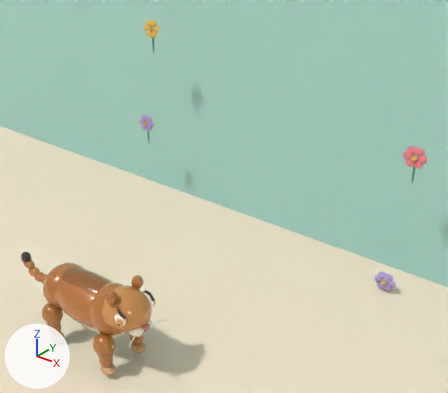
What one commit did to the Blender file public/assets/animals/balloon-cougar.blend.
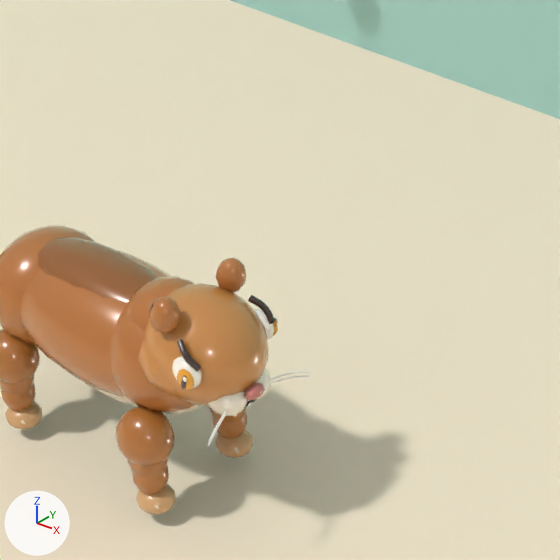
Each version appears first from a 50 mm lens placed at (8.65, -6.51, 8.58), pointed at (1.97, 1.83, 3.41), and next in a close-up on the part from 11% to 59% of the width and 45% to 100% of the height. Every picture has the same lights, and +X, +Y and +Z are marked at lower left. The first two pictures are the older version. Both versions are drawn at frame 22 of the action 'BALLOON COUGAR · STRIKE.001'; the numbers are the values there.

Objects in the first close-up: 'COUGAR · broad cheek ruff', 'COUGAR · caramel back saddle', 'COUGAR · front near integrated hip balloon', 'COUGAR · haunch balloon', 'COUGAR · hind near integrated hip balloon', 'COUGAR · honey-tawny face balloon', 'COUGAR · long tawny balloon body', 'COUGAR · near tawny ear balloon', 'COUGAR · neck balloon', 'COUGAR · shoulder balloon', 'STAGE · buttercream floor', 'STAGE · mint studio backdrop' and 26 more.
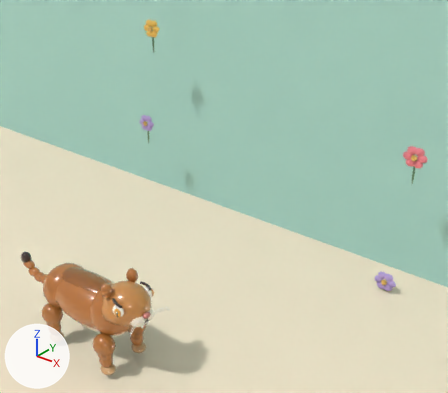
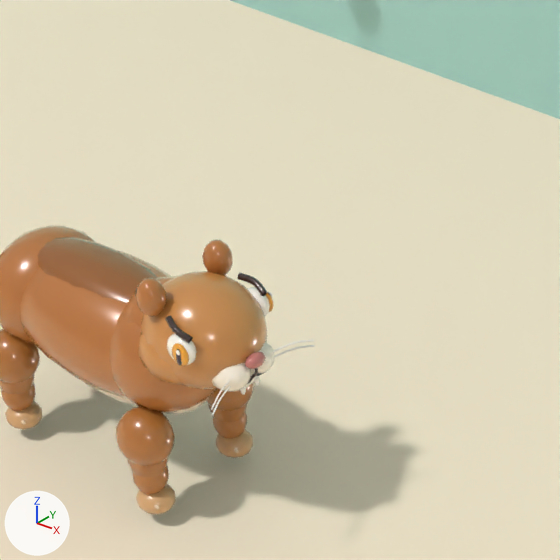
ob_cougar_rig___hunter_head is not drawn itself; it is the parent of ob_cougar___honey_tawny_face_balloon, ob_cougar___broad_cheek_ruff, ob_cougar___near_bright_eye, ob_cougar___near_amber_iris, ob_cougar___near_dark_pupil, ob_cougar___near_starry_catchlight, ob_cougar___near_stern_brow, ob_cougar___near_tear_line.

Boxes (x1, y1, x2, y2) around the edits, measured in the close-ups (560 x 560 px):
'COUGAR · honey-tawny face balloon', moved, turned
    before: (144, 283, 268, 406)
    after: (141, 271, 267, 389)
'COUGAR · near tawny ear balloon', moved, turned
    before: (149, 297, 181, 333)
    after: (136, 278, 167, 317)
'COUGAR · far tawny ear balloon', moved, turned
    before: (216, 258, 246, 293)
    after: (202, 240, 233, 275)
'COUGAR · near whisker pad', moved, turned
    before: (208, 392, 248, 416)
    after: (212, 363, 251, 392)
'COUGAR · broad cheek ruff', moved, turned
    before: (138, 340, 176, 396)
    after: (138, 333, 182, 385)
'COUGAR · near bright eye', moved, turned
    before: (172, 356, 202, 388)
    after: (167, 334, 197, 365)
'COUGAR · rosy-clay nose', moved, turned
    before: (244, 382, 265, 400)
    after: (245, 352, 266, 369)
'COUGAR · near stern brow', moved, turned
    before: (177, 339, 201, 372)
    after: (165, 316, 193, 343)
'COUGAR · far whisker pad', moved, turned
    before: (255, 369, 271, 400)
    after: (251, 342, 275, 375)
'COUGAR · far stern brow', moved, turned
    before: (248, 295, 275, 324)
    after: (237, 272, 267, 296)
'COUGAR · far bright eye', moved, turned
    before: (254, 309, 274, 340)
    after: (247, 287, 270, 316)
'COUGAR · near amber iris', moved, turned
    before: (177, 369, 194, 390)
    after: (172, 343, 189, 366)
'COUGAR · far whisker 1', moved, turned
    before: (270, 371, 310, 380)
    after: (273, 339, 314, 352)
'COUGAR · far whisker 2', moved, turned
    before: (270, 375, 309, 384)
    after: (274, 345, 315, 357)
'COUGAR · near whisker 1', moved, turned
    before: (208, 408, 228, 442)
    after: (211, 380, 230, 410)
'COUGAR · near whisker 2', moved, turned
    before: (207, 413, 227, 447)
    after: (212, 386, 231, 416)
'COUGAR · far amber iris', moved, turned
    before: (273, 321, 278, 336)
    after: (266, 293, 273, 312)
'COUGAR · near dark pupil', moved, turned
    before: (181, 376, 187, 390)
    after: (176, 349, 182, 366)
'COUGAR · far fang', moved, turned (not visible before)
    after: (254, 376, 260, 385)
'COUGAR · near fang', moved, turned (not visible before)
    after: (240, 385, 246, 395)
'COUGAR · nose to lip seam', moved, turned
    before: (248, 400, 254, 403)
    after: (253, 368, 258, 376)
'COUGAR · near half of the mouth', moved, turned
    before: (244, 402, 250, 408)
    after: (247, 375, 255, 384)
'COUGAR · cream chin', moved, turned (not visible before)
    after: (232, 375, 255, 392)
'COUGAR · near dark ear back', moved, turned (not visible afterwards)
    before: (149, 301, 155, 313)
'COUGAR · far half of the mouth', moved, turned (not visible before)
    after: (256, 373, 262, 376)
'COUGAR · neck balloon', unchanged, covered by the edit
    before: (124, 276, 195, 332)
    after: (124, 276, 176, 328)

Edits to the bpy script that builds the scene:
```text
Change ob_cougar_rig___hunter_head:
    ob_cougar_rig___hunter_head.location: (1.05, 0.0, 0.24) -> (1.05, 0.0, 0.36)
    ob_cougar_rig___hunter_head.rotation_euler: (0.0, 0.279, 0.0) -> (0.0, -0.0349, 0.0)  # degrees (0, 16, 0) -> degrees (0, -2, 0)
```
